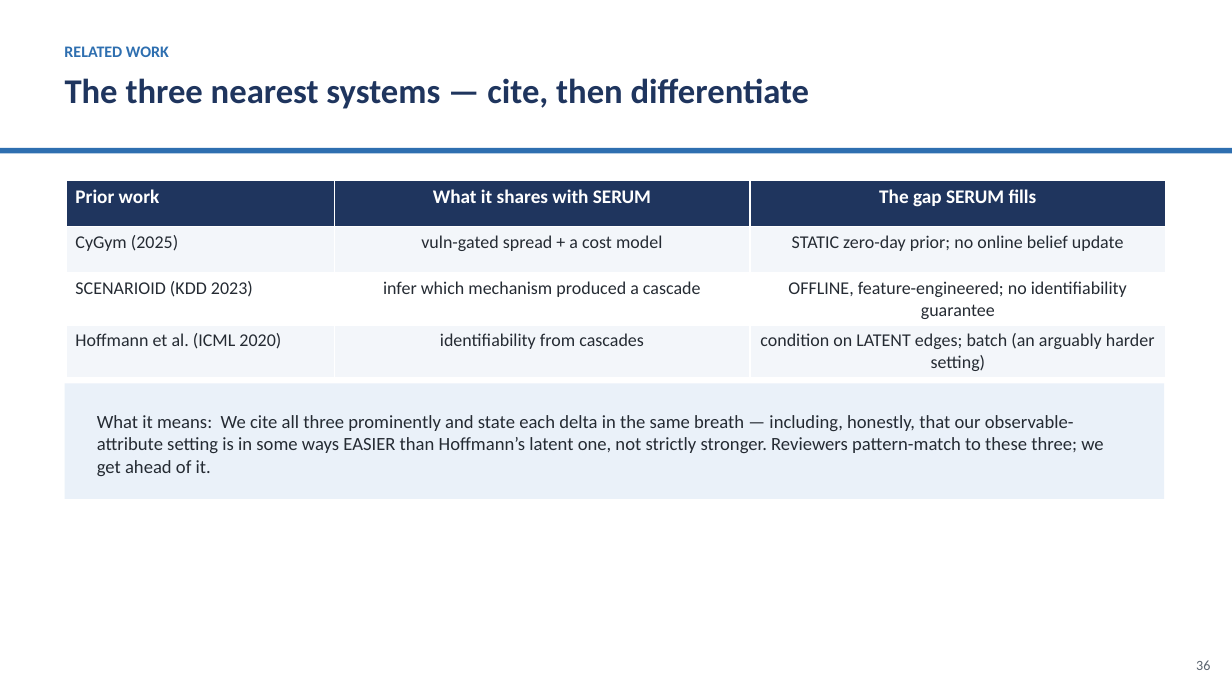
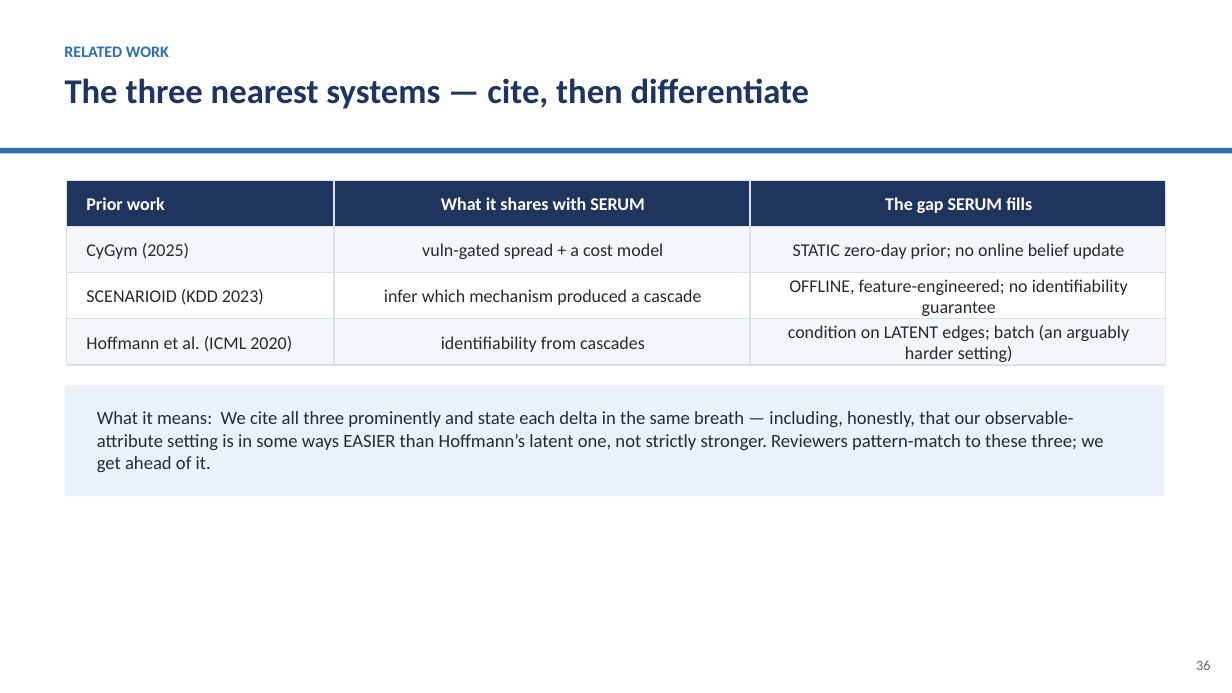
Before and after one commit to Amritha902/serum, a slide deck: slide 46 of presentation/SERUM_slides.pptx. Drawn at 1232x693 pixels with LibreOffice and Linux fonts; fonts in the diff are those of the drawing. Boxes give left, top, right and bottom in pixels: in the first picture for what was removed or moved away, otherwise in the second. Text is boxed around its words. In the diff, an @@ line names an element or a change of style, - is before the commit and + after.

```diff
--- a/presentation/SERUM_slides.pptx
+++ b/presentation/SERUM_slides.pptx
@@ table removed at bbox=[67, 180, 1166, 375], 4 rows, 3 columns @@
-Prior work | What it shares with SERUM | The gap SERUM fills
-CyGym (2025) | vuln-gated spread + a cost model | STATIC zero-day prior; no online belief update
-SCENARIOID (KDD 2023) | infer which mechanism produced a cascade | OFFLINE, feature-engineered; no identifiability guarantee
-Hoffmann et al. (ICML 2020) | identifiability from cascades | condition on LATENT edges; batch (an arguably harder setting)
@@ rectangle added at bbox=[67, 180, 335, 226], fill #1F355E, outline #D9E0E8 1 pt @@
@@ text added at bbox=[86, 197, 165, 210], 14 pt, text #FFFFFF, bold @@
+Prior work
@@ rectangle added at bbox=[335, 180, 750, 226], fill #1F355E, outline #D9E0E8 1 pt @@
@@ text added at bbox=[441, 197, 644, 210], 14 pt, text #FFFFFF, bold @@
+What it shares with SERUM
@@ rectangle added at bbox=[750, 180, 1166, 226], fill #1F355E, outline #D9E0E8 1 pt @@
@@ text added at bbox=[885, 197, 1032, 213], 14 pt, text #FFFFFF, bold @@
+The gap SERUM fills
@@ rectangle added at bbox=[67, 226, 335, 273], fill #F3F6FA, outline #D9E0E8 1 pt @@
@@ rectangle added at bbox=[335, 226, 750, 273], fill #F3F6FA, outline #D9E0E8 1 pt @@
@@ rectangle added at bbox=[750, 226, 1166, 273], fill #F3F6FA, outline #D9E0E8 1 pt @@
@@ text added at bbox=[86, 243, 189, 259], 14 pt, text #252B33 @@
+CyGym (2025)
@@ text added at bbox=[422, 243, 663, 259], 14 pt, text #252B33 @@
+vuln-gated spread + a cost model
@@ text added at bbox=[793, 243, 1125, 259], 14 pt, text #252B33 @@
+STATIC zero-day prior; no online belief update
@@ rectangle added at bbox=[67, 273, 335, 319], fill #FFFFFF, outline #D9E0E8 1 pt @@
@@ text added at bbox=[86, 289, 264, 305], 14 pt, text #252B33 @@
+SCENARIOID (KDD 2023)
@@ rectangle added at bbox=[335, 273, 750, 319], fill #FFFFFF, outline #D9E0E8 1 pt @@
@@ text added at bbox=[384, 289, 702, 305], 14 pt, text #252B33 @@
+infer which mechanism produced a cascade
@@ rectangle added at bbox=[750, 273, 1166, 319], fill #FFFFFF, outline #D9E0E8 1 pt @@
@@ text added at bbox=[789, 279, 1128, 316], 14 pt, text #252B33 @@
+OFFLINE, feature-engineered; no identifiability guarantee
@@ rectangle added at bbox=[67, 319, 335, 365], fill #F3F6FA, outline #D9E0E8 1 pt @@
@@ rectangle added at bbox=[335, 319, 750, 365], fill #F3F6FA, outline #D9E0E8 1 pt @@
@@ rectangle added at bbox=[750, 319, 1166, 365], fill #F3F6FA, outline #D9E0E8 1 pt @@
@@ text added at bbox=[788, 325, 1129, 362], 14 pt, text #252B33 @@
+condition on LATENT edges; batch (an arguably harder setting)
@@ text added at bbox=[86, 336, 292, 352], 14 pt, text #252B33 @@
+Hoffmann et al. (ICML 2020)
@@ text added at bbox=[441, 336, 645, 352], 14 pt, text #252B33 @@
+identifiability from cascades
@@ text "What it means: We cite ...": place and size @@
-text "What it means: We cite ..." at bbox=[97, 415, 1103, 476]
+text "What it means: We cite ..." at bbox=[97, 411, 1103, 472]
```
Also in this commit, not shown: 3 other slides changed, 3 other files.
